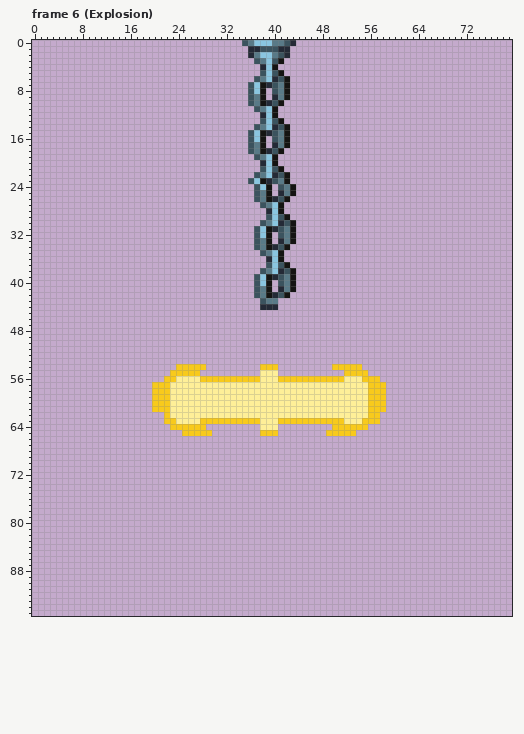
Edited in one commit: pixel-art file (NeverShallWeDie/Assets/Sprites/Dangers/WaterBomb.aseprite). The picture above was drawn from the file before the commit.
80x96 pixels, 14 frames. Shown: frame 6 (Explosion). The commit also changed other frames, which this record leaves out.
And afterwards:
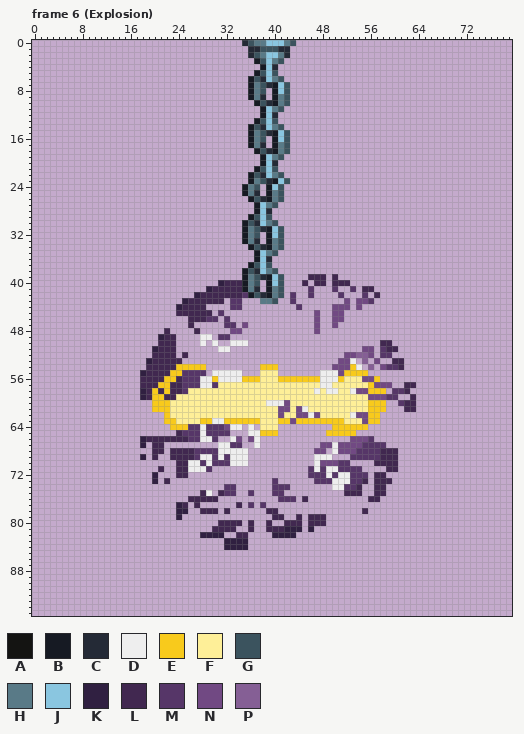
Palette (. is transparent): A #141412  B #161a23  C #242a36  D #eeeeee  E #f8ca1c  F #feef98  G #3b535e  H #597a87  J #8ac6e0  K #302041  L #412850  M #563668  N #714983  P #855f95
Message: upd water bomb prefab
Diff:
Frame 6 (Explosion), layers "bomba", "corrente":
y 0: x 35..38 GHJJ -> CGHH; x 40..43 HHGC -> JJHG
y 2: x 37..38 HJ -> GH; x 40..41 HG -> JH
y 3: x 37..38 GH -> BG; x 40..41 GA -> HG
y 4: x 38 C -> B; x 40 A -> C
y 5: x 37 . -> B; x 41 A -> .
y 6: x 36 . -> B; x 38 H -> C; x 40 C -> H; x 42 A -> .
y 7..8: x 36..38 GJA -> BHG; x 40..42 GHA -> BJG
y 9: x 36 G -> B; x 38 A -> C; x 40 C -> B; x 42 A -> G
y 10: x 36..38 GHA -> .BG; x 40..42 GA. -> BHG
y 11: x 37..38 GH -> .B; x 40..41 A. -> HG
y 12: x 38 C -> B; x 40 A -> C
y 13: x 37 . -> B; x 41 A -> .
y 14: x 36 . -> B; x 38 H -> C; x 40 C -> H; x 42 A -> .
y 15..16: x 36..38 GJA -> BHG; x 40..42 GHA -> BJG
y 17: x 36 G -> B; x 38 A -> C; x 40 C -> B; x 42 A -> G
y 18: x 36..38 GHA -> .BG; x 40..42 GA. -> BHG
y 19: x 37..38 GH -> .B; x 40..41 A. -> HG
y 20: x 38 C -> B; x 40 A -> C
y 21: x 37 . -> B; x 41 A -> .
y 22: x 36 . -> B; x 38 H -> C; x 40 C -> H; x 42 A -> .
y 23: x 36..38 GJA -> BHG; x 40..42 GHA -> BJG
y 24: x 35..36 .. -> BH; x 38..40 JA. -> .BJ; x 42..43 HA -> ..
y 25: x 35..43 ..GHA.CHA -> BHC.BHG..
y 26: x 36 . -> B; x 38..40 HAC -> CBH; x 42 A -> .
y 27: x 37..38 .G -> BJ; x 40..41 JA -> G.
y 28: x 37..38 .. -> BJ; x 40..41 JA -> ..
y 29: x 36..38 ... -> BGJ; x 40..42 JGA -> ...
y 30: x 35..38 ...G -> BGCJ; x 40..43 JCGA -> G...
y 31: x 35..36 .. -> BH; x 38..40 JAC -> CBJ; x 42..43 HA -> ..
y 32: x 35..36 .. -> BH; x 38..40 JA. -> .BJ; x 42..43 HA -> ..
y 33: x 35..43 ..GHA.CHA -> BHC.BHG..
y 34: x 36 . -> B; x 38..40 HAC -> CBH; x 42 A -> .
y 35: x 37..38 .G -> BJ; x 40..41 JA -> G.
y 36: x 37..38 .. -> BJ; x 40..41 JA -> ..
y 37: x 36..38 ... -> BGJ; x 40..42 JGA -> ...
y 38: x 35..38 ...G -> BGCJ; x 40..43 JCGA -> G...
y 39: x 35..36 .. -> BH; x 38..40 JAC -> CBJ; x 42..43 HA -> ..; x 46..48 ... -> LLL; x 50 . -> L
y 40: x 31..36 ...... -> KLLLBH; x 38..40 JA. -> .BJ; x 42..43 HA -> ..; x 45 . -> L; x 47..48 .. -> LL; x 50..52 ... -> LLL
y 41: x 29..43 ........GHA.CHA -> KLLLLLBHC.BHG..; x 46 . -> M; x 50 . -> M; x 53 . -> M; x 55..56 .. -> LL
y 42: x 27..36 .......... -> KLLLLLLLMB; x 38..40 HAC -> CBH; x 42..43 A. -> .M; x 46 . -> M; x 51 . -> M; x 55 . -> M; x 57 . -> L
y 43: x 25..31 ....... -> KLLLLLL; x 33..34 .. -> MM; x 38 G -> H; x 40 H -> G; x 43 . -> M; x 52 . -> N; x 54..56 ... -> NNM
y 44: x 24..28 ..... -> KLLLL; x 33..34 .. -> MM; x 38..40 CCC -> ...; x 44 . -> M; x 50..52 ... -> NNN; x 54 . -> N
y 45: x 24..29 ...... -> LLLLLL; x 31 . -> M; x 47 . -> N; x 50..51 .. -> NN
y 46: x 26..30 ..... -> LLLMM; x 32 . -> M; x 47 . -> N; x 50..51 .. -> NN
y 47: x 26 . -> L; x 32..33 .. -> MM; x 35 . -> N; x 47 . -> N; x 50 . -> N
y 48: x 22 . -> L; x 27 . -> L; x 33..34 .. -> NN; x 47 . -> N
y 49: x 21..23 ... -> KLL; x 28..29 .. -> DD; x 31..32 .. -> MM
y 50: x 21..23 ... -> LLL; x 28 . -> D; x 30 . -> D; x 33..35 ... -> DDD; x 58..59 .. -> LL
y 51: x 20..23 .... -> KLLL; x 31..32 .. -> DD; x 55..56 .. -> NN; x 58..60 ... -> MLL
y 52: x 20..23 .... -> LLLL; x 25 . -> L; x 52..56 ..... -> NNPPN; x 58..59 .. -> MM
y 53: x 19..24 ...... -> KLLLLL; x 51..53 ... -> NND; x 55 . -> P; x 57 . -> N; x 60..61 .. -> LL
y 54: x 19..23 ..... -> LLLLL; x 50..52 EEE -> NNN; x 54 E -> D; x 56 . -> P; x 58..61 .... -> NMML
y 55: x 18..22 ..... -> KLLLL; x 25..28 EEE. -> MMMM; x 30..34 ..... -> DDDDD; x 48..51 .... -> DDDN
y 56: x 18..21 .... -> LLLL; x 24..29 FFFFEE -> LMMMDD; x 31..34 EEEE -> DDDD; x 48..50 EEE -> DDD; x 55..56 EE -> NN
y 57: x 18..20 ..E -> LLL; x 23..30 FFFFFFFF -> LLMMMDDM; x 48..49 FF -> DD; x 57..59 EE. -> NNN; x 62..63 .. -> LL
y 58: x 18..19 .. -> KL; x 21 E -> L; x 23..25 FFF -> LLM; x 47 F -> D; x 49..50 FF -> DD; x 53..55 FFF -> DNN; x 60..62 ... -> MML
y 59: x 18..19 .. -> KL; x 22..23 EF -> LL; x 56..60 EEE.. -> NNNMM; x 63 . -> L
y 60: x 39..42 FFFF -> DDDN; x 61..63 ... -> MLL
y 61: x 41..42 FF -> NN; x 44..45 FF -> ND; x 62..63 .. -> LL
y 62: x 41 F -> N; x 44..47 FFFF -> NNDN; x 53..55 FFF -> DNN
y 63: x 30..31 EE -> DD; x 43 E -> N; x 55 E -> N
y 64: x 26..34 EEE...... -> MMDMMMNDD; x 36 . -> D
y 65: x 24..32 .EEEEE... -> LMMMDMMMM; x 36..37 .. -> DD
y 66: x 18..30 ............. -> KLLLLLLLMMDDM; x 33..34 .. -> DN; x 36..37 .. -> ND; x 53..56 .... -> NNNM
y 67: x 18 . -> K; x 20..21 .. -> LL; x 31..34 .... -> DDMM; x 37 . -> D; x 48..58 ........... -> NNDNNNNMMMM
y 68: x 20..21 .. -> LL; x 23..35 ............. -> LLLLMMMMDDDDD; x 47..48 .. -> NN; x 50..60 ........... -> DNNNMMMMLLL
y 69: x 18 . -> K; x 20 . -> L; x 23..35 ............. -> LLLLMDDMDMDDD; x 47..49 ... -> DDD; x 53..60 ........ -> MMMMMLLL
y 70: x 24..35 ............ -> LLDDMDMMMDDD; x 47..52 ...... -> DNNNMM; x 57..60 .... -> LLLL
y 71: x 21 . -> L; x 24..29 ...... -> LLDDDM; x 46..54 ......... -> MDMDDMMMM; x 59..60 .. -> LL
y 72: x 20 . -> K; x 24..25 .. -> LL; x 46..55 .......... -> MMMDMDDMMM; x 57..58 .. -> LL
y 73: x 20 . -> K; x 22 . -> L; x 40 . -> M; x 47..55 ......... -> MMMDDDMML; x 57..59 ... -> LLL
y 74: x 32..33 .. -> MM; x 40..42 ... -> MMM; x 50..54 ..... -> DDMML; x 57..58 .. -> LL
y 75: x 28..29 .. -> LD; x 31..33 ... -> LMM; x 36 . -> M; x 40..41 .. -> MM; x 52..54 ... -> LLL; x 57..58 .. -> LL
y 76: x 26..30 ..... -> LLLLL; x 41..43 ... -> MMM; x 45 . -> L; x 56..57 .. -> LL
y 77: x 24..25 .. -> KL; x 27 . -> L; x 34 . -> L; x 36 . -> M; x 38 . -> M
y 78: x 24..25 .. -> KK; x 28..30 ... -> LLL; x 32 . -> L; x 39..40 .. -> LL; x 55 . -> L
y 79: x 24 . -> K; x 40..41 .. -> LL; x 44 . -> L; x 46..48 ... -> LLL
y 80: x 31..34 .... -> LLLL; x 36 . -> L; x 39 . -> L; x 42..44 ... -> LLL; x 46..48 ... -> LLL
y 81: x 30..33 .... -> LLLL; x 36 . -> L; x 39..44 ...... -> LLLKKK; x 46 . -> K
y 82: x 28..31 .... -> KKKK; x 34..35 .. -> LL; x 40..43 .... -> KKKK
y 83..84: x 32..35 .... -> KKKK
Boxes around the changes in both pictures, in picture pixels (x1, y1, x2, y2):
changed: (140, 40, 416, 550)
